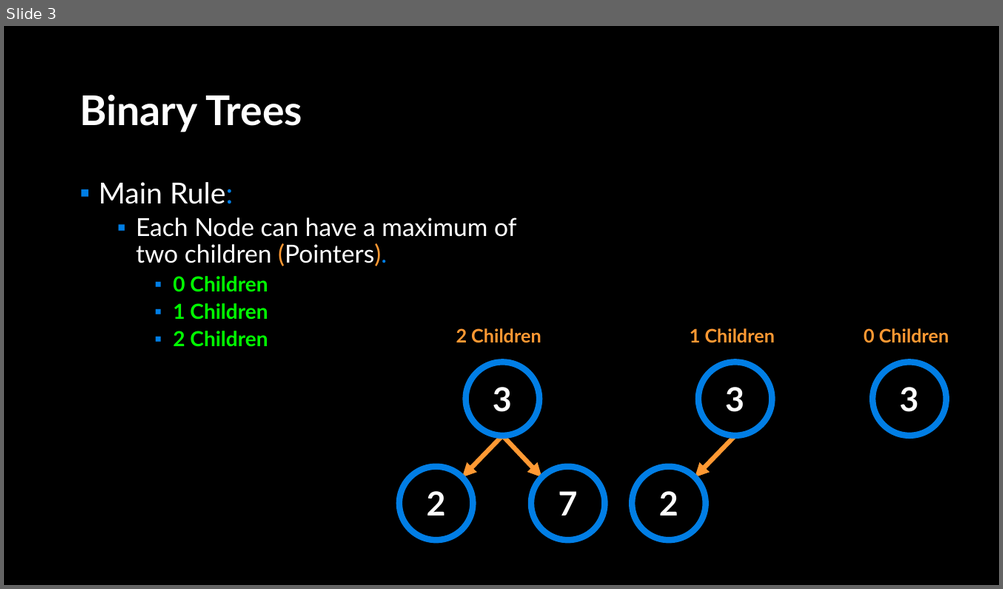
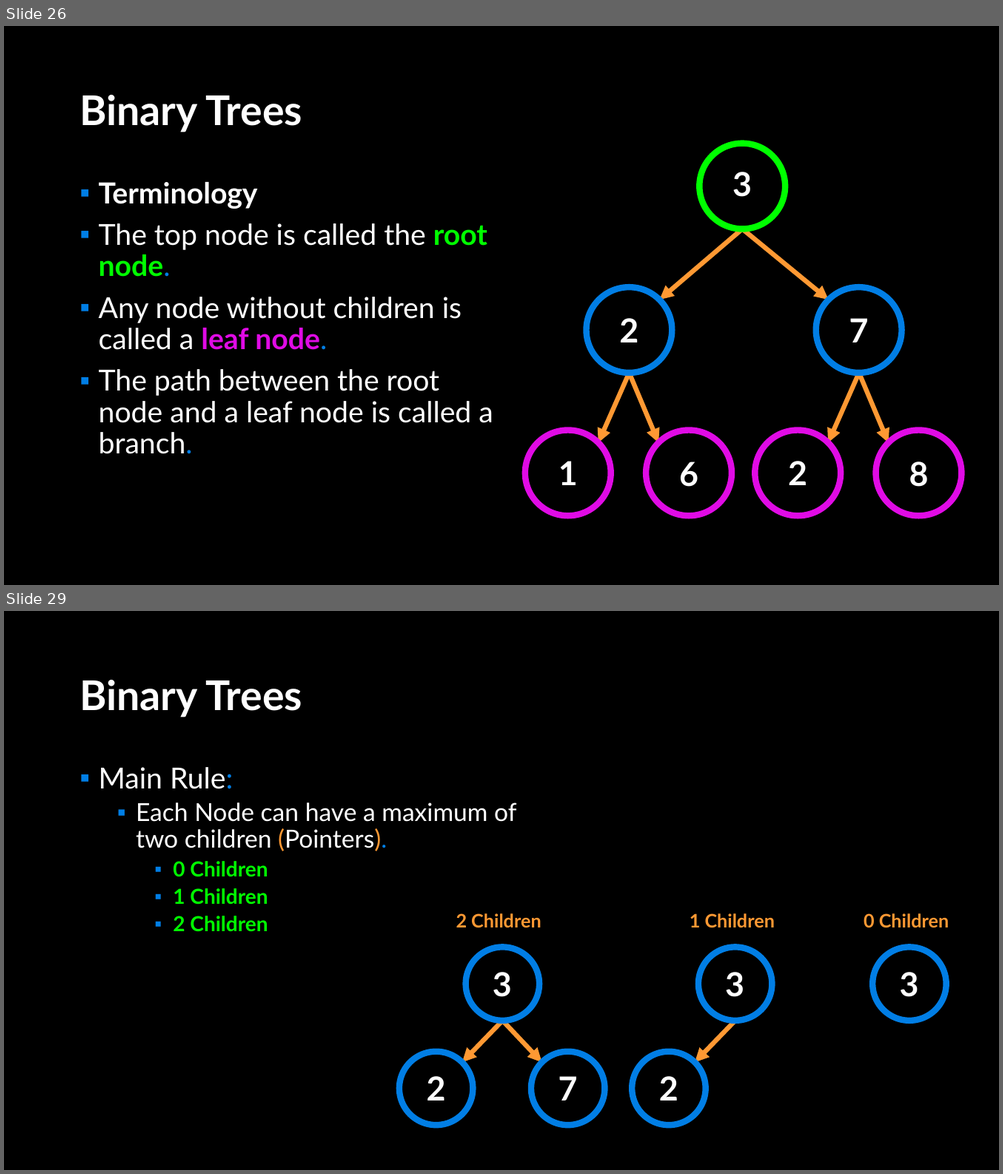
Before and after one commit to APS106/APS106-winter-2022-material, a slide deck: lectures/week12/lecture2/slides/week12_lecture2.pptx. Shown one above the other, each under a label of ours: slide 3 before the commit, slides 26 and 29 after it; the slides between them are not shown. The pictures are 1003x589 and 1003x1174 pixels, drawn with LibreOffice and Linux fonts; fonts in the diff are those of the drawing; background and template pictures are left out. Boxes give left, top, right and bottom in pixels: in the first picture for what was removed or moved away, otherwise in the second. Text is boxed around its words. In the diff, an @@ line names an element or a change of style, - is before the commit and + after.

```diff
--- a/lectures/week12/lecture2/slides/week12_lecture2.pptx
+++ b/lectures/week12/lecture2/slides/week12_lecture2.pptx
@@ slide 26 added at (4,26,999,585), background picture (left out) @@
@@ title added at (79,95,302,133), 39.6 pt, text #FFFFFF, bold @@
+Binary Trees
@@ ellipse added at (700,143,785,229), outline #00FF00 6 pt @@
@@ text added at (732,172,751,197), 32 pt, text #FFFFFF, bold @@
+3
@@ text added at (99,182,492,454), 28 pt, text #FFFFFF @@
+▪ Terminology
+▪ The top node is called the root node.
+▪ Any node without children is called a leaf node.
+▪ The path between the root node and a leaf node is called a branch.
@@ arrow added from (742, 229) to (659, 300), #FF9933 4.5 pt @@
@@ arrow added from (742, 229) to (828, 300), #FF9933 4.5 pt @@
@@ ellipse added at (586,287,671,373), outline #017EE5 6 pt @@
@@ ellipse added at (816,287,902,373), outline #017EE5 6 pt @@
@@ text added at (619,318,638,343), 32 pt, text #FFFFFF, bold @@
+2
@@ text added at (849,318,868,343), 32 pt, text #FFFFFF, bold @@
+7
@@ arrow added from (629, 373) to (598, 443), #FF9933 4.5 pt @@
@@ arrow added from (629, 373) to (658, 443), #FF9933 4.5 pt @@
@@ arrow added from (859, 373) to (828, 443), #FF9933 4.5 pt @@
@@ arrow added from (859, 373) to (888, 443), #FF9933 4.5 pt @@
@@ ellipse added at (525,430,611,516), outline #E00BE5 6 pt @@
@@ ellipse added at (646,430,731,516), outline #E00BE5 6 pt @@
@@ ellipse added at (754,430,840,516), outline #E00BE5 6 pt @@
@@ ellipse added at (876,430,962,516), outline #E00BE5 6 pt @@
@@ text added at (558,461,578,486), 32 pt, text #FFFFFF, bold @@
+1
@@ text added at (679,462,698,487), 32 pt, text #FFFFFF, bold @@
+6
@@ text added at (788,461,807,486), 32 pt, text #FFFFFF, bold @@
+2
@@ text added at (909,462,928,487), 32 pt, text #FFFFFF, bold @@
+8
@@ what was slide 3 is now slide 29 @@
```
Also in this commit, not shown: 2 slides changed, 25 other slides added, 3 other files.
